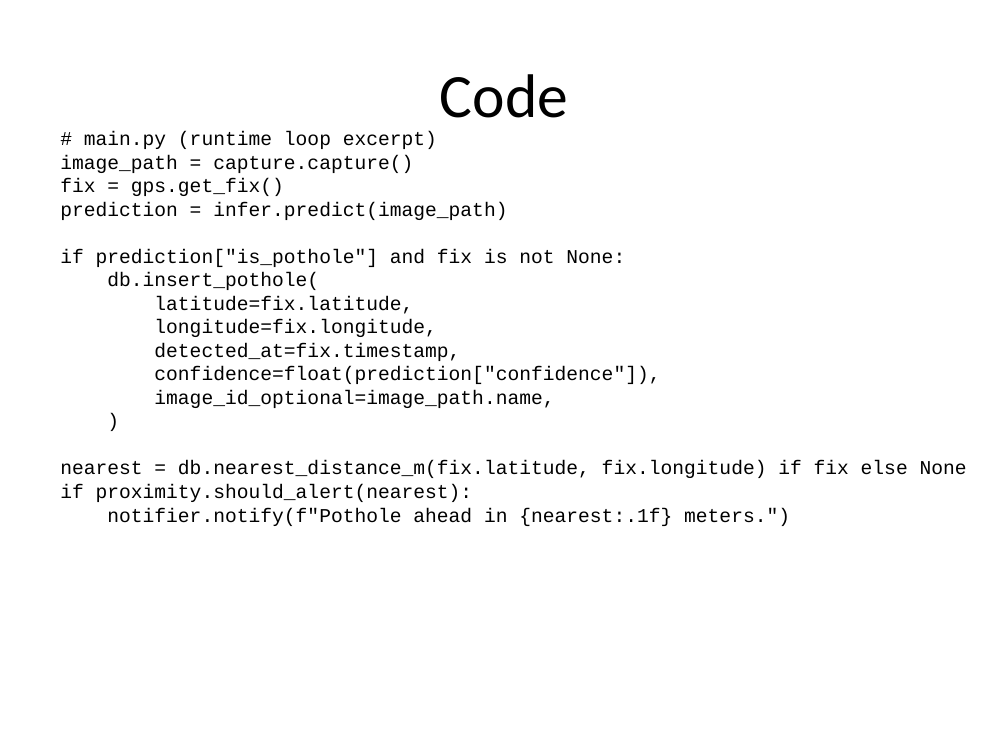
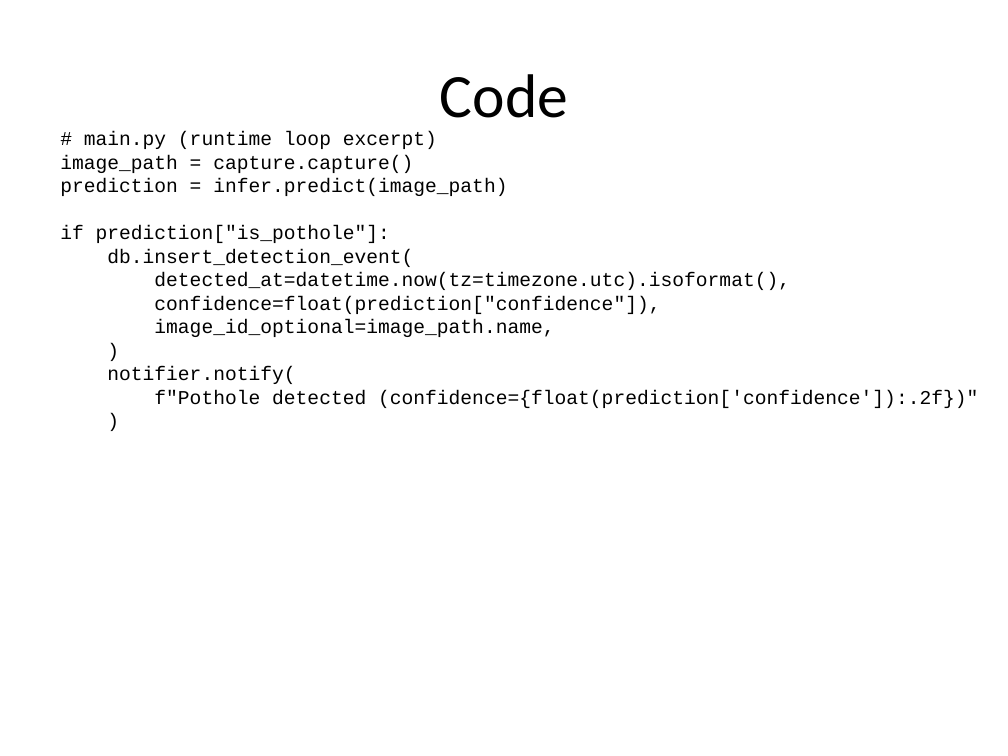
Before and after one commit to Josh7511/pothole-detection, a slide deck: slide 6 of Pothole_Detection_Presentation.pptx. Drawn at 1008x756 pixels with LibreOffice and Linux fonts; fonts in the diff are those of the drawing. Boxes give left, top, right and bottom in pixels: in the first picture for what was removed or moved away, otherwise in the second. Text is boxed around its words. In the diff, an @@ line names an element or a change of style, - is before the commit and + after.

```diff
--- a/Pothole_Detection_Presentation.pptx
+++ b/Pothole_Detection_Presentation.pptx
@@ text at (60, 131, 978, 408): text changed @@
-# main.py (runtime loop excerpt)
-image_path = capture.capture()
-fix = gps.get_fix()
-prediction = infer.predict(image_path)
-if prediction["is_pothole"] and fix is not None:
-db.insert_pothole(
-latitude=fix.latitude,
-longitude=fix.longitude,
-detected_at=fix.timestamp,
-confidence=float(prediction["confidence"]),
-image_id_optional=image_path.name,
-)
-nearest = db.nearest_distance_m(fix.latitude, fix.longitude) if fix else None
-if proximity.should_alert(nearest):
-notifier.notify(f"Pothole ahead in {nearest:.1f} meters.")
+# main.py (runtime loop excerpt)
+image_path = capture.capture()
+prediction = infer.predict(image_path)
+if prediction["is_pothole"]:
+db.insert_detection_event(
+detected_at=datetime.now(tz=timezone.utc).isoformat(),
+confidence=float(prediction["confidence"]),
+image_id_optional=image_path.name,
+)
+notifier.notify(
+f"Pothole detected (confidence={float(prediction['confidence']):.2f})"
+)
```
Also in this commit, not shown: 7 other slides changed, 5 other files.
